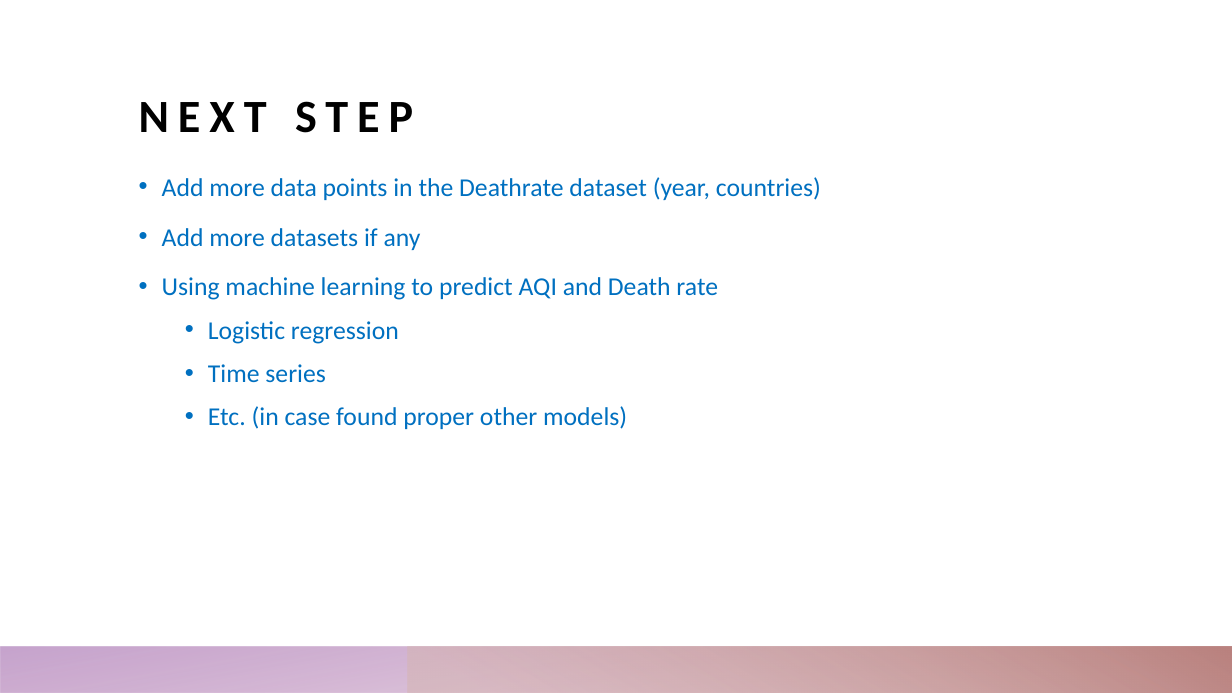
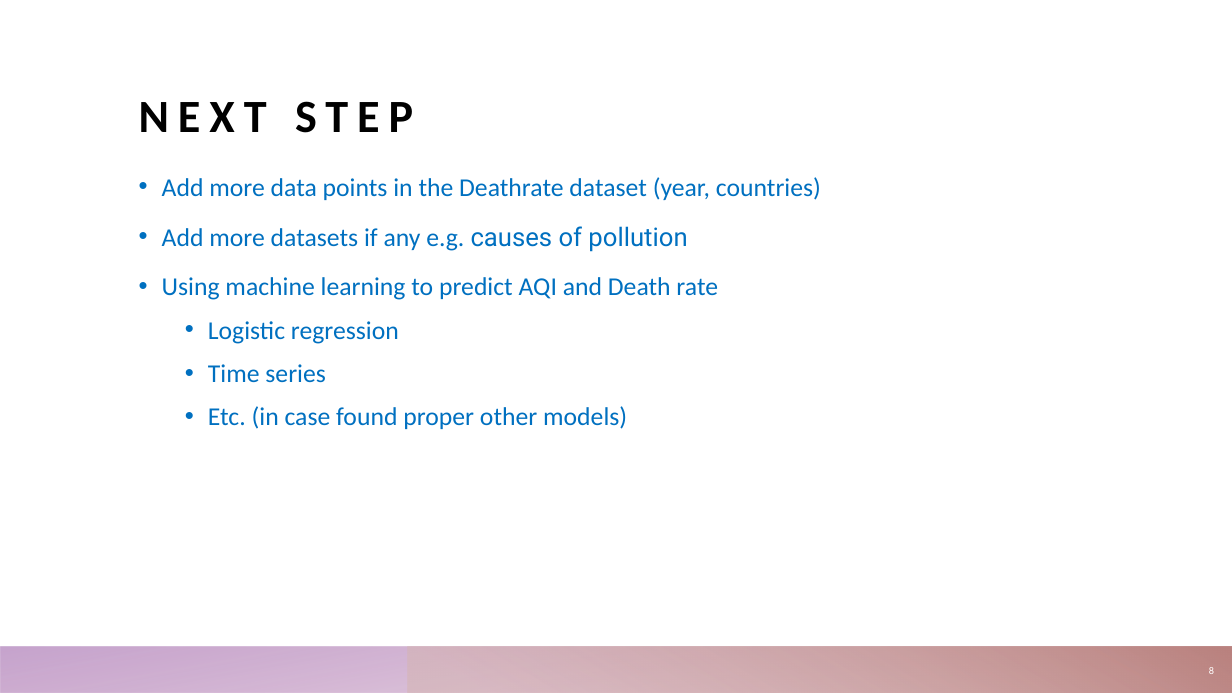
Before and after one commit to Nattie29/Capstone, a slide deck: slide 8 of Capstone Project Sprint1.pptm (slide 7 before the commit). Drawn at 1232x693 pixels with LibreOffice and Linux fonts; fonts in the diff are those of the drawing. Boxes give left, top, right and bottom in pixels: in the first picture for what was removed or moved away, otherwise in the second. Text is boxed around its words. In the diff, an @@ line names an element or a change of style, - is before the commit and + after.

```diff
--- a/Capstone Project Sprint1.pptm
+++ b/Capstone Project Sprint1.pptm
@@ text at bbox=[162, 226, 687, 252]: text changed @@
-• Add more datasets if any
+• Add more datasets if any e.g. causes of pollution
@@ page number added at bbox=[1209, 667, 1214, 674], 8 pt, text #FFFFFF @@
+8
```
Also in this commit, not shown: 6 other slides changed, 2 slides added, 1 slide removed, 2 other files.
